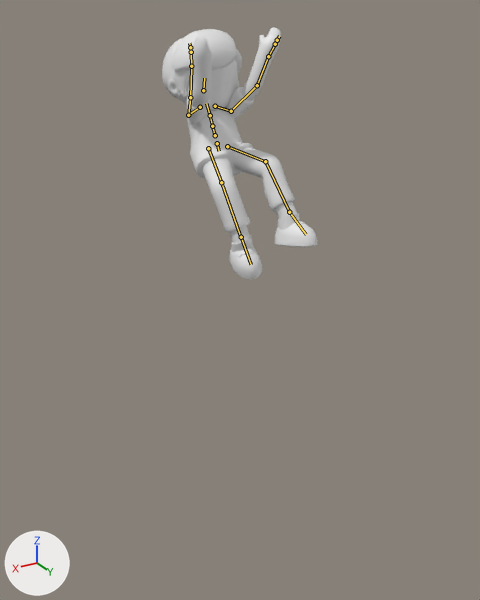
An edit to the glTF model src/assets/models/avatar.glb, drawn before and after from the same camera.
Before and after are seen from a 50 mm camera at (6.25, 10.02, 10.24) aimed at (0.24, -0.01, 5.22). Every picture has the same lights, and +X, +Y and +Z are marked at lower left. The picture after the commit comes second. Both versions are drawn at frame 7 of the action 'wave'; the numbers are the values there. The bones that change, and the others that lie on the model, are drawn over the model as lines.

The first picture shows 'black', 'face', 'gray', 'head', 'skin', 'white'.
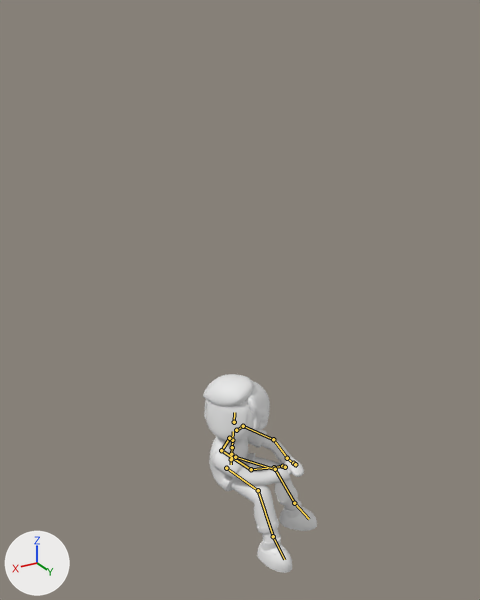
Boxes [x1, y1, x2, y2] around the edits, measured in the pictures (480 x 600 px):
'gray', posed (17% narrower, 25% shorter): before [187, 87, 307, 274]; after [209, 429, 309, 569]
'black', posed (26% narrower, 10% shorter): before [203, 147, 291, 226]; after [231, 457, 296, 528]
'head', posed: before [162, 29, 242, 104]; after [203, 374, 270, 441]
'skin', posed: before [190, 27, 297, 243]; after [235, 435, 304, 543]
'face', posed: before [209, 61, 237, 111]; after [206, 401, 249, 440]
'white', posed (30% narrower, 9% taller): before [231, 213, 317, 279]; after [257, 501, 317, 573]
bone 'hipsBone', root to tip: before (217, 143) to (219, 151); after (231, 459) to (231, 464)
bone 'headBone', root to tip: before (203, 90) to (204, 78); after (234, 422) to (234, 412)
bone 'leftArmBone', root to tip: before (231, 111) to (256, 86); after (243, 426) to (272, 439)
bone 'leftForeArmBone', root to tip: before (257, 85) to (268, 57); after (273, 439) to (286, 457)
bone 'leftHandBone', root to tip: before (268, 56) to (275, 44); after (287, 458) to (293, 463)
bone 'leftHandIndex2Bone', root to tip: before (277, 40) to (279, 36); after (295, 464) to (297, 466)
bone 'rightShoulder', root to tip: before (200, 107) to (189, 114); after (229, 438) to (222, 450)
bone 'rightarmBone', root to tip: before (188, 115) to (190, 98); after (221, 450) to (250, 469)
bone 'rightForearmBone', root to tip: before (190, 97) to (191, 67); after (251, 469) to (273, 467)
bone 'rightHandBone', root to tip: before (191, 66) to (191, 52); after (274, 467) to (282, 466)
bone 'bone-right-hand', root to tip: before (191, 52) to (190, 47); after (282, 466) to (285, 467)
bone 'leftUpLegBone', root to tip: before (227, 146) to (264, 161); after (235, 457) to (273, 469)
bone 'leftLegBone', root to tip: before (265, 161) to (288, 210); after (275, 469) to (294, 502)
bone 'rightUpLegBone', root to tip: before (208, 148) to (221, 181); after (226, 468) to (256, 489)
bone 'rightLegBone', root to tip: before (221, 182) to (240, 235); after (258, 490) to (272, 534)
bone 'rightFootBone', root to tip: before (241, 237) to (251, 264); after (273, 536) to (284, 559)

The edits, one by one:
Bone 'hipsBone' (bone_hipsbone) moves from (-0.072, -3.283, -1.356) to (0.074, 2.698, 0.764).
Bone 'hipsBone' (bone_hipsbone) turns from (-4, 0, 0) to (28, -23, -11) degrees about its own x, y and z.
Bone 'headBone' (bone_headbone) turns from (39, -3, 4) to (-94, -85, 85) degrees about its own x, y and z.
Bone 'leftArmBone' (bone_leftarmbone) turns from (83, -109, -6) to (15, -4, 77) degrees about its own x, y and z.
Bone 'leftForeArmBone' (bone_leftforearmbone) turns from (-3, -7, 27) to (7, 12, 39) degrees about its own x, y and z.
Bone 'leftHandBone' (bone_lefthandbone) turns from (0, 0, 0) to (-16, 5, 3) degrees about its own x, y and z.
Bone 'leftHandIndex2Bone' (bone_lefthandindex2bone) turns from (0, 0, 0) to (10, 0, 0) degrees about its own x, y and z.
Bone 'rightShoulder' (bone_rightshoulder) turns from (5, -2, -8) to (0, 0, 0) degrees about its own x, y and z.
Bone 'rightarmBone' (bone_rightarmbone) turns from (29, 110, -29) to (22, -1, -96) degrees about its own x, y and z.
Bone 'rightForearmBone' (bone_rightforearmbone) turns from (23, 8, -31) to (-10, -25, -37) degrees about its own x, y and z.
Bone 'rightHandBone' (bone_righthandbone) turns from (3, 1, 0) to (8, -1, -3) degrees about its own x, y and z.
Bone 'bone-right-hand' (bone_bone_right_hand) turns from (0, 0, 0) to (29, 0, -13) degrees about its own x, y and z.
Bone 'leftUpLegBone' (bone_leftuplegbone) turns from (52, -5, 9) to (84, -10, -3) degrees about its own x, y and z.
Bone 'leftLegBone' (bone_leftlegbone) turns from (-42, -6, -6) to (-53, 5, -2) degrees about its own x, y and z.
Bone 'rightUpLegBone' (bone_rightuplegbone) turns from (36, 27, 2) to (87, 17, 3) degrees about its own x, y and z.
Bone 'rightLegBone' (bone_rightlegbone) turns from (-42, 4, 7) to (-53, -6, 2) degrees about its own x, y and z.
Bone 'rightFootBone' (bone_rightfootbone) turns from (-36, -16, 13) to (-32, -8, 11) degrees about its own x, y and z.
